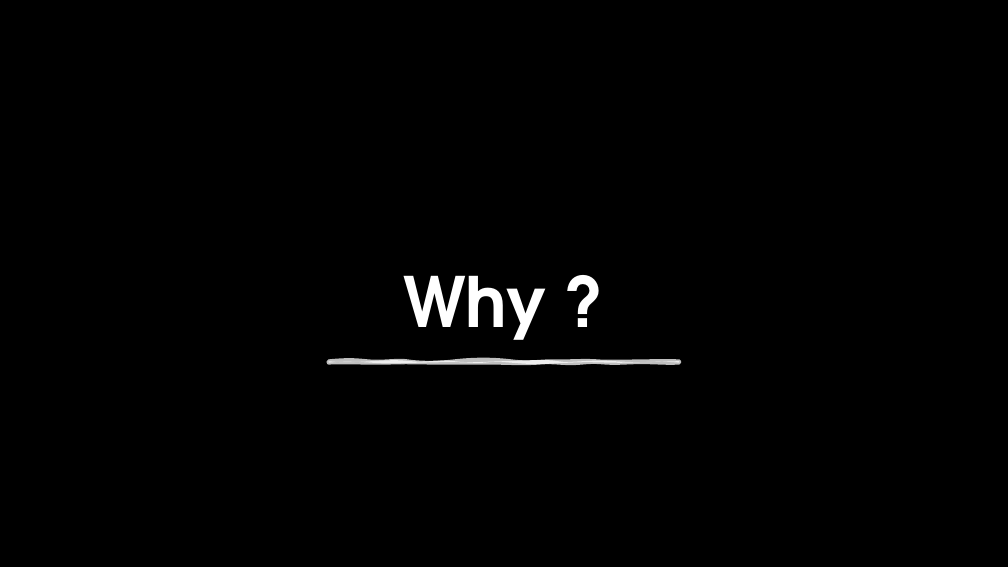
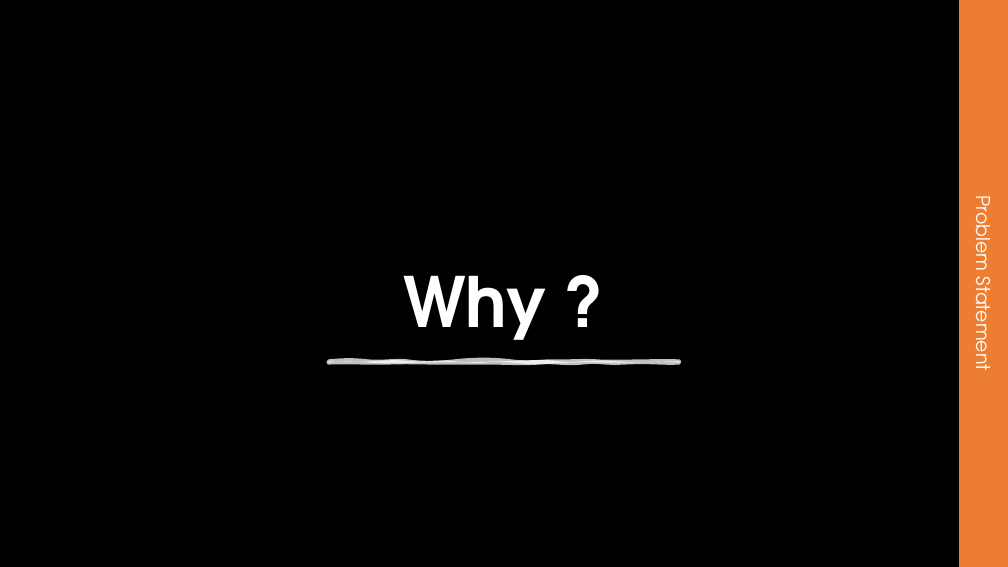
Before and after one commit to Embineer/Embineer, a slide deck: slide 2 of Hoffenheim/Autonomous traffic system presentation.pptx. Drawn at 1008x567 pixels with LibreOffice and Linux fonts; fonts in the diff are those of the drawing; background and template pictures are left out. Boxes give left, top, right and bottom in pixels: in the first picture for what was removed or moved away, otherwise in the second. Text is boxed around its words. In the diff, an @@ line names an element or a change of style, - is before the commit and + after.

```diff
--- a/Hoffenheim/Autonomous traffic system presentation.pptx
+++ b/Hoffenheim/Autonomous traffic system presentation.pptx
@@ rectangle added at (959, 0, 1008, 567), fill #ED7D31, 18 pt, text #FFFFFF @@
+Problem Statement
```
Also in this commit, not shown: 11 other slides changed, 2 slides added, 1 other file.
